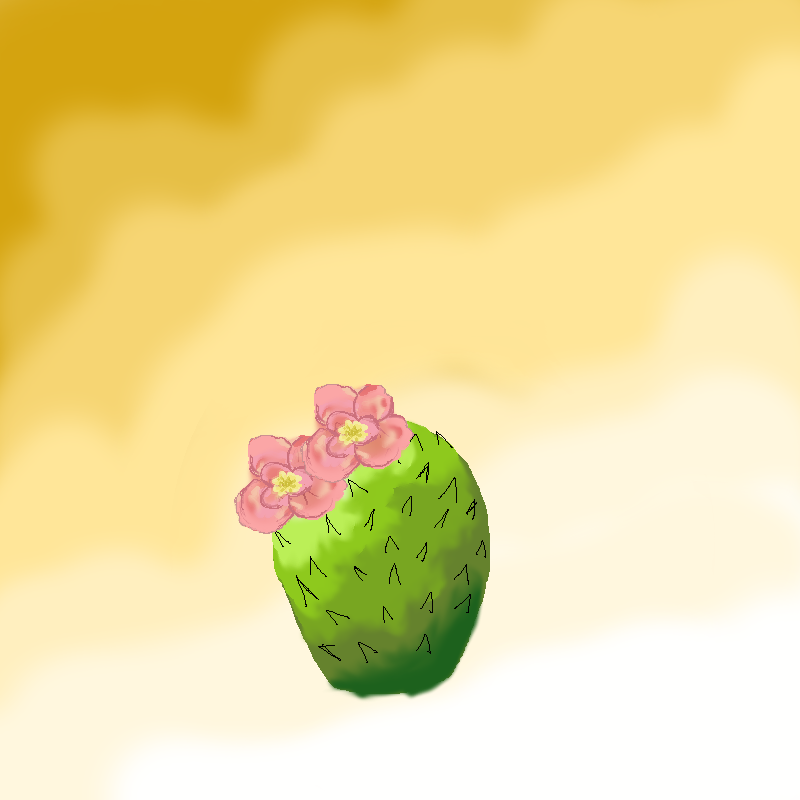
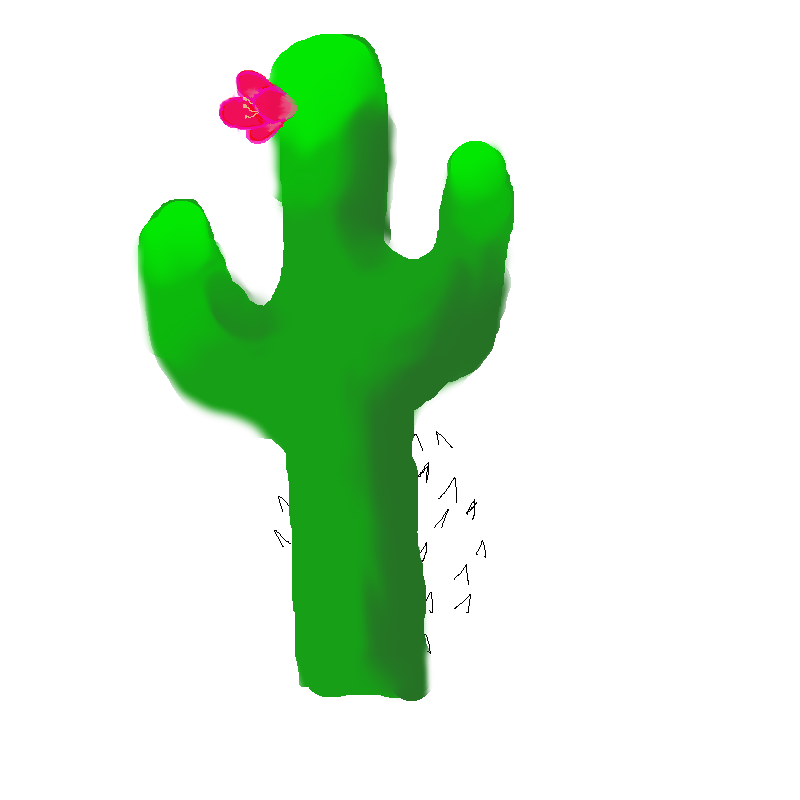
The second 800×800 image is a revision of the first. Changes to its layers:
showed group "base 2 group" (11 layers) over [129, 34, 515, 704]
hid group "flower 1.2" (5 layers) over [294, 382, 414, 489]
hid group "flower 1.1" (5 layers) over [228, 433, 348, 540]
hid "lowlight" over [322, 562, 486, 703]
hid "highlight two" over [272, 416, 470, 624]
hid "highlight one" over [273, 422, 485, 654]
hid "base" over [170, 320, 715, 759]
hid group "background group" (2 layers) over [0, 0, 800, 800]
